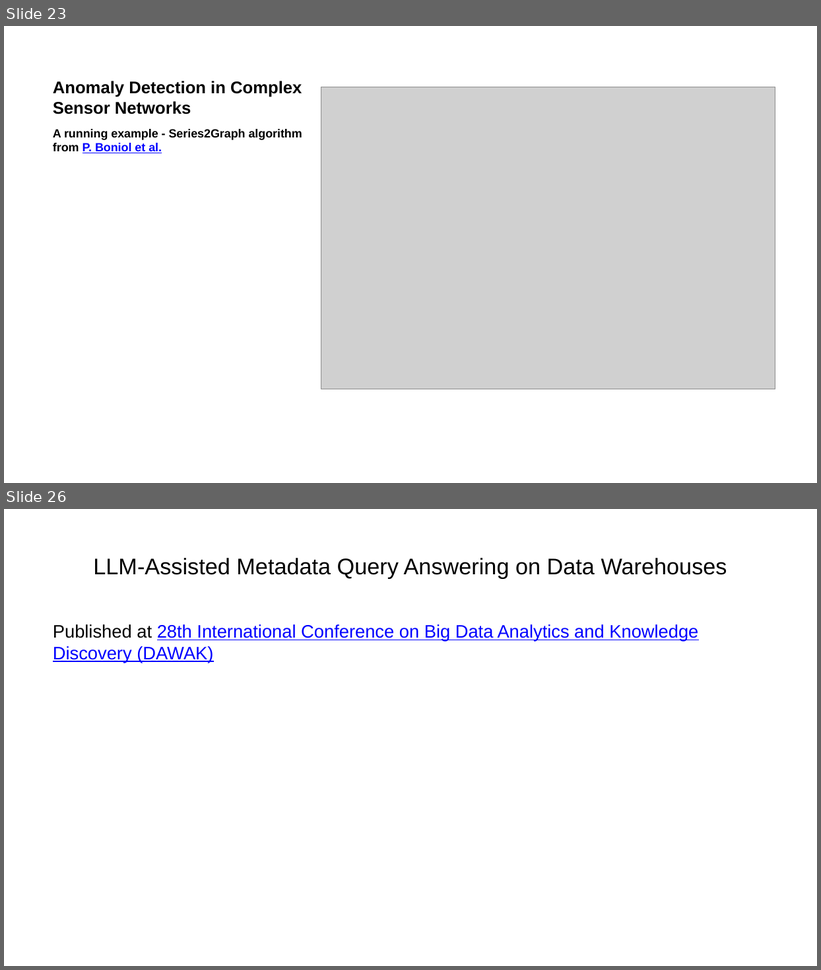
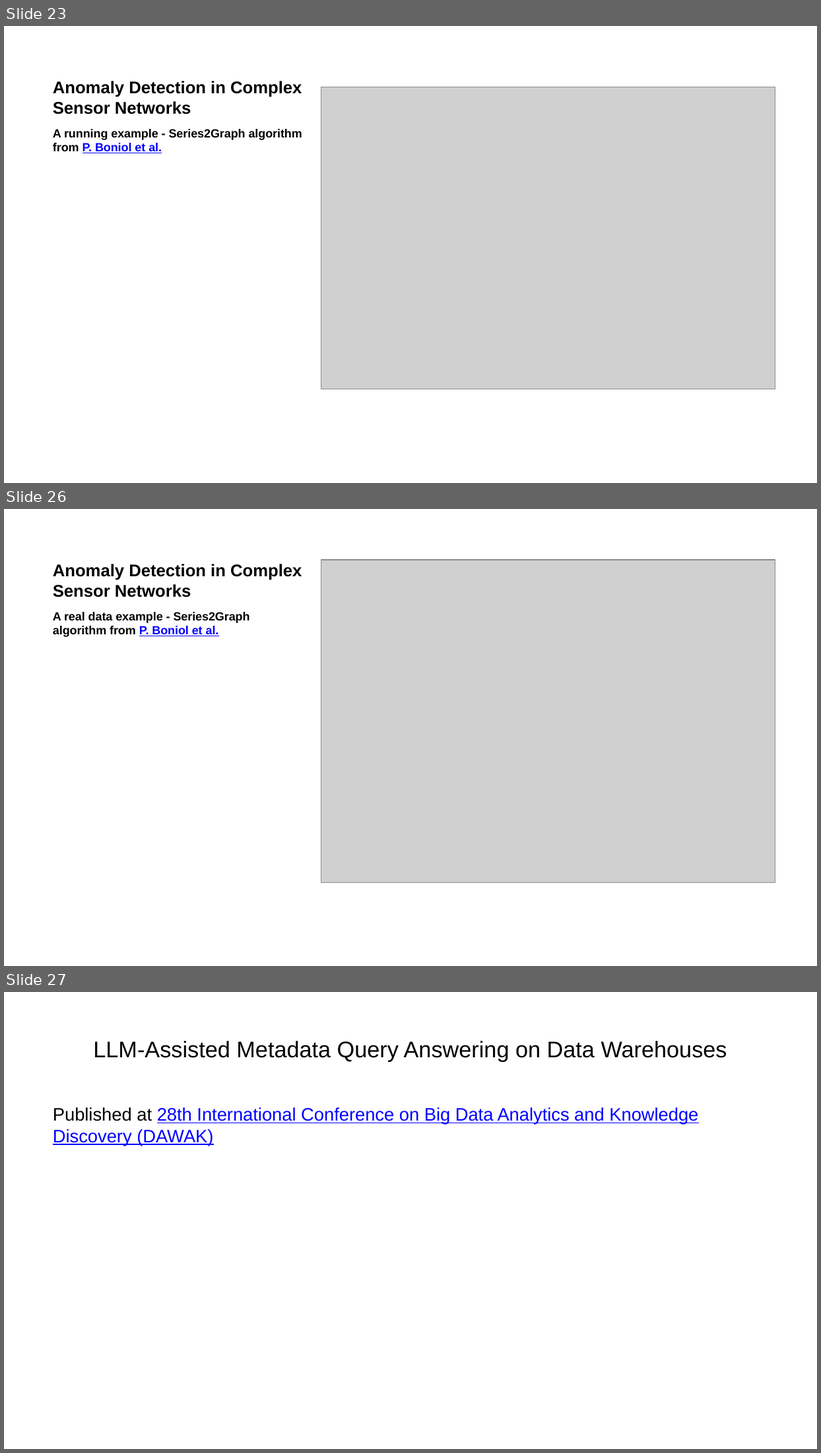
Before and after one commit to ManuelePasini/slides-markdown, a slide deck: 3rd_year_slides.pptx. Shown one above the other, each under a label of ours: slides 23 and 26 before the commit, slides 23, 26 and 27 after it; the slides between them are not shown. The pictures are 821x970 and 821x1453 pixels, drawn with LibreOffice and Linux fonts; fonts in the diff are those of the drawing; grey boxes stand for pictures. Boxes give left, top, right and bottom in pixels: in the first picture for what was removed or moved away, otherwise in the second. Text is boxed around its words. In the diff, an @@ line names an element or a change of style, - is before the commit and + after.

```diff
--- a/3rd_year_slides.pptx
+++ b/3rd_year_slides.pptx
@@ slide 26 added at box(4, 509, 817, 966), background #FFFFFF @@
@@ title added at box(53, 564, 302, 597), 15 pt, text #000000, bold @@
+Anomaly Detection in Complex Sensor Networks
@@ picture added at box(321, 559, 775, 882) @@
@@ text added at box(53, 612, 250, 637), 10.5 pt, text #000000, bold @@
+A real data example - Series2Graph algorithm from P. Boniol et al.
@@ what was slide 26 is now slide 27 @@
```
Also in this commit, not shown: 1 slide changed, 1 other slide added, 1 slide removed, 4 other files.
